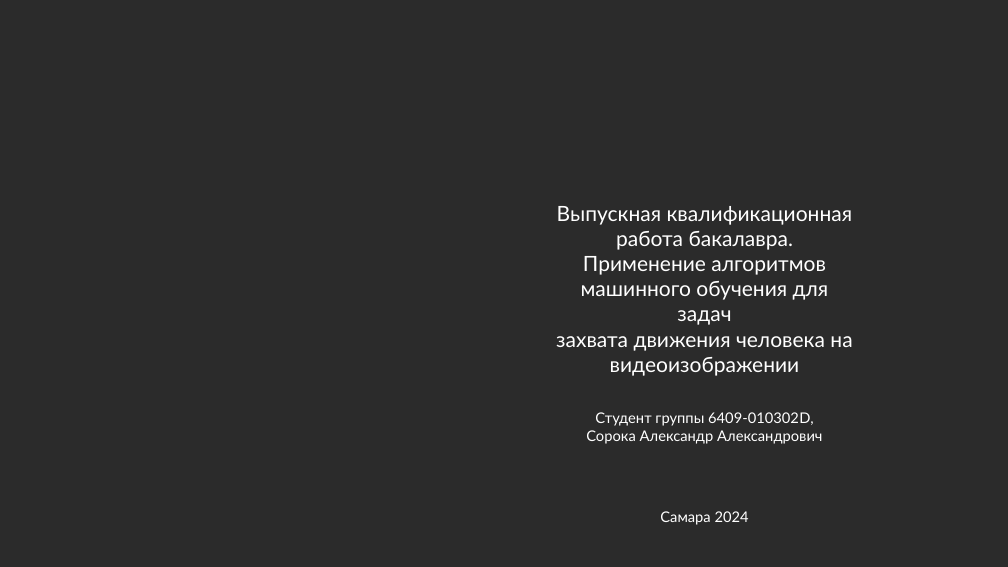
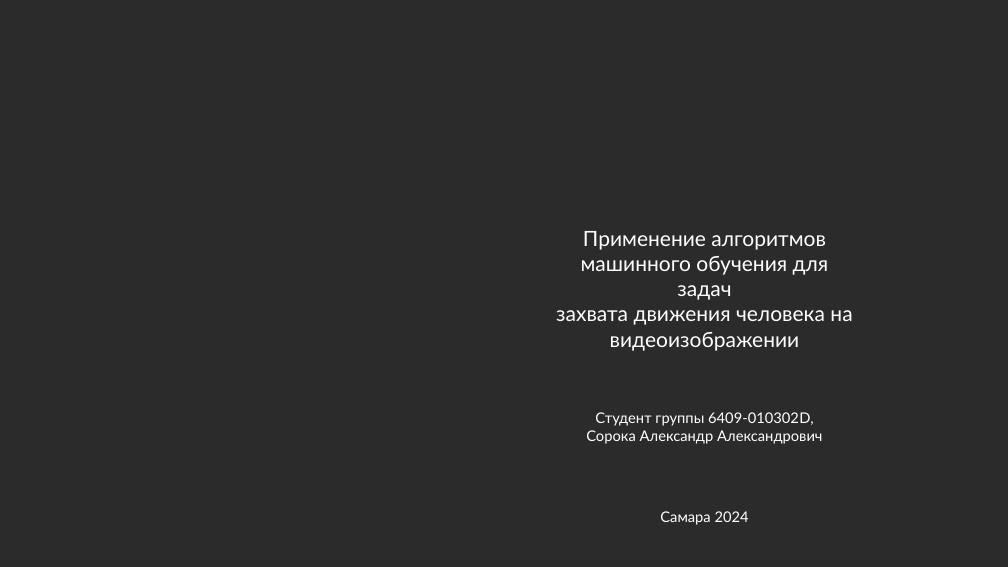
Before and after one commit to l1can13/bachelors-thesis, a slide deck: slide 1 of ВКРБ_Сорока Александр_Презентация.pptx. Drawn at 1008x567 pixels with LibreOffice and Linux fonts; fonts in the diff are those of the drawing; background and template pictures are left out; a plain dark background stands for a picture behind light text. Boxes give left, top, right and bottom in pixels: in the first picture for what was removed or moved away, otherwise in the second. Text is boxed around its words. In the diff, an @@ line names an element or a change of style, - is before the commit and + after.

```diff
--- a/ВКРБ_Сорока Александр_Презентация.pptx
+++ b/ВКРБ_Сорока Александр_Презентация.pptx
@@ text "Применение алгоритмов машинного обучения для ...": place and size @@
-text "Применение алгоритмов машинного обучения для ..." at bbox=[556, 206, 853, 376]
+text "Применение алгоритмов машинного обучения для ..." at bbox=[556, 231, 852, 351]
@@ text at bbox=[581, 231, 829, 300]: text changed @@
-Выпускная квалификационная работа бакалавра. Применение алгоритмов машинного обучения для задач
+Применение алгоритмов машинного обучения для задач
```
Also in this commit, not shown: 1 other slide changed, 8 slides added, 2 slides removed, 3 other files.
